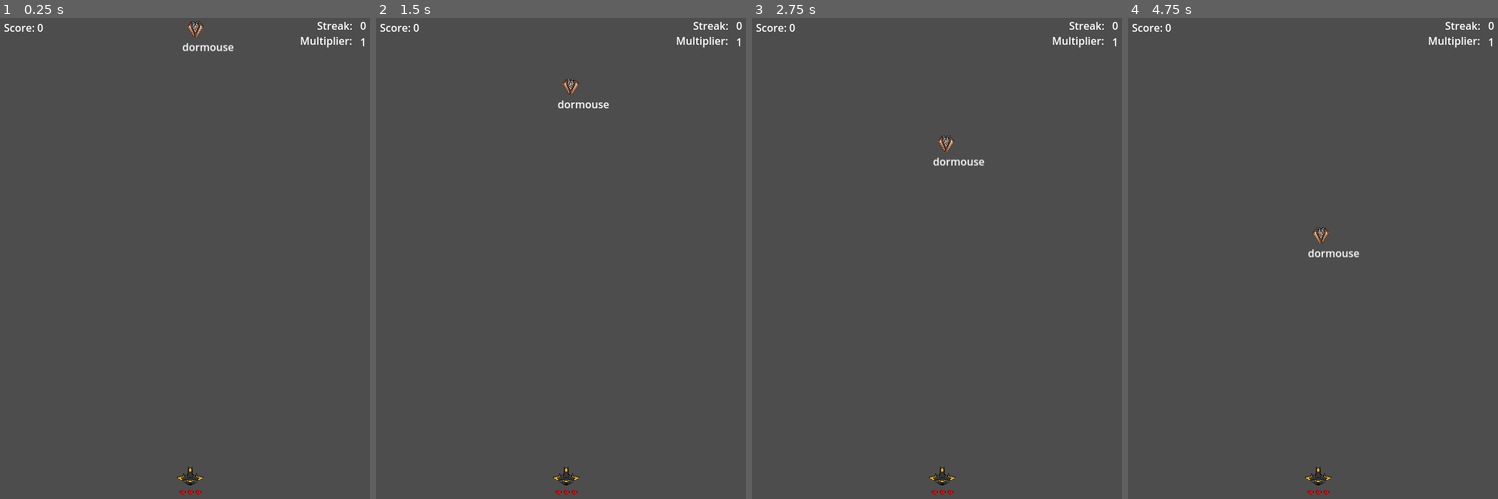
Above: before the commit, frames 1-4 (left to right).
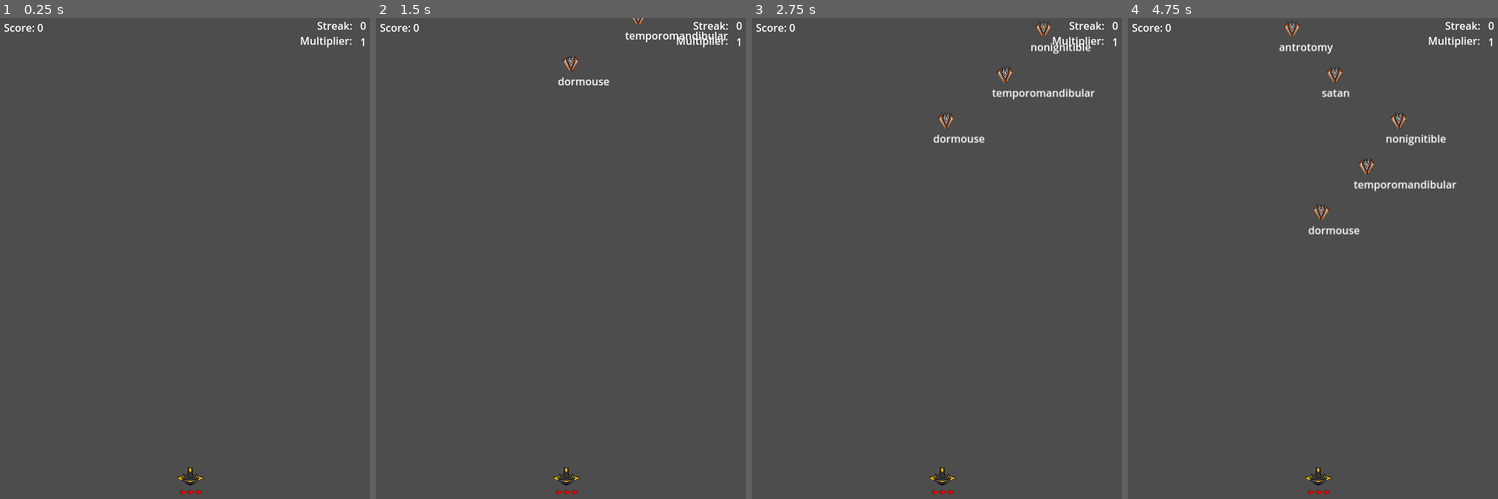
Above: after the commit, the same moments.

Repository: emilabraham/SimpleType
Game: Godot game, scene res://main.tscn
Two runs of this game, one before a commit and one after it. Both use one fixed random seed, a clock stepped at 60 frames per second and the inputs below. The engine's default icon, where the game draws it, is replaced by a stand-in: a white triangle on a blue panel in a dark square.
Inputs:
- Up to frame 1 (0.25 s): no input
- Up to frame 2 (1.5 s): tap Enter at 0.5 s
- Up to frame 3 (2.75 s): no input
- Up to frame 4 (4.75 s): no input

The runs differ from the first frame. In frame 1, 0.2% of the frame differs, in the area x 49-64%, y 0-7%; in frame 2, 0.6%; in frame 3, 1.0%; in frame 4, 1.4%, in the area x 40-89%, y 0-50%.

Commit message:
handle a map

Diff:
--- a/Bullet.gd
+++ b/Bullet.gd
@@ -1,6 +1,4 @@
 extends CharacterBody2D
-
-signal destroy_enemy
 
 var speed = 2.5
 var target_enemy = null
@@ -23,7 +21,6 @@
 		if (collision != null && collision.get_collider() == target_enemy):
 			target_enemy.remove_word()
 			target_enemy = null
-			destroy_enemy.emit()
 			delete_bullet()
 
 func delete_bullet():
--- a/main.gd
+++ b/main.gd
@@ -5,17 +5,20 @@
 var time_start = 0
 var time_now = 0
 var time_index = 0
-var map_index = 0
+var map_index = -1
+var map = ['1','1','1','1','1','1']
+
+const ENEMY_1 = '1'
 
 # Called when the node enters the scene tree for the first time.
 func _ready():
 	time_start = Time.get_unix_time_from_system()
-	spawn_enemy1()
 
 # Called every frame. 'delta' is the elapsed time since the previous frame.
 func _process(_delta):
 	calculate_elapsed_time()
 
+# Keep the in-game time updated
 func calculate_elapsed_time():
 	time_now = Time.get_unix_time_from_system()
 	var time_elapsed = round(time_now - time_start)
@@ -25,7 +28,17 @@
 
 # increment the map index and then spawn the new enemy
 func increment_map_index():
-	pass
+	map_index = map_index + 1
+	if (map_index < map.size()):
+		var current_spawn = map[map_index]
+		choose_spawn(current_spawn)
+	else:
+		# Level ending logic here?
+		pass
+
+func choose_spawn(current_spawn):
+	if (current_spawn == ENEMY_1):
+		spawn_enemy1()
 
 func spawn_enemy1():
 	var enemy1_instance = enemy1.instantiate()
@@ -40,9 +53,4 @@
 func _on_kill_word(_main, enemy):
 	var bullet_instance = bullet.instantiate()
 	add_child(bullet_instance)
-	bullet_instance.destroy_enemy.connect(_on_destroy_enemy)
 	bullet_instance._fire(enemy)
-
-func _on_destroy_enemy():
-	spawn_enemy1()
-	spawn_enemy1()
